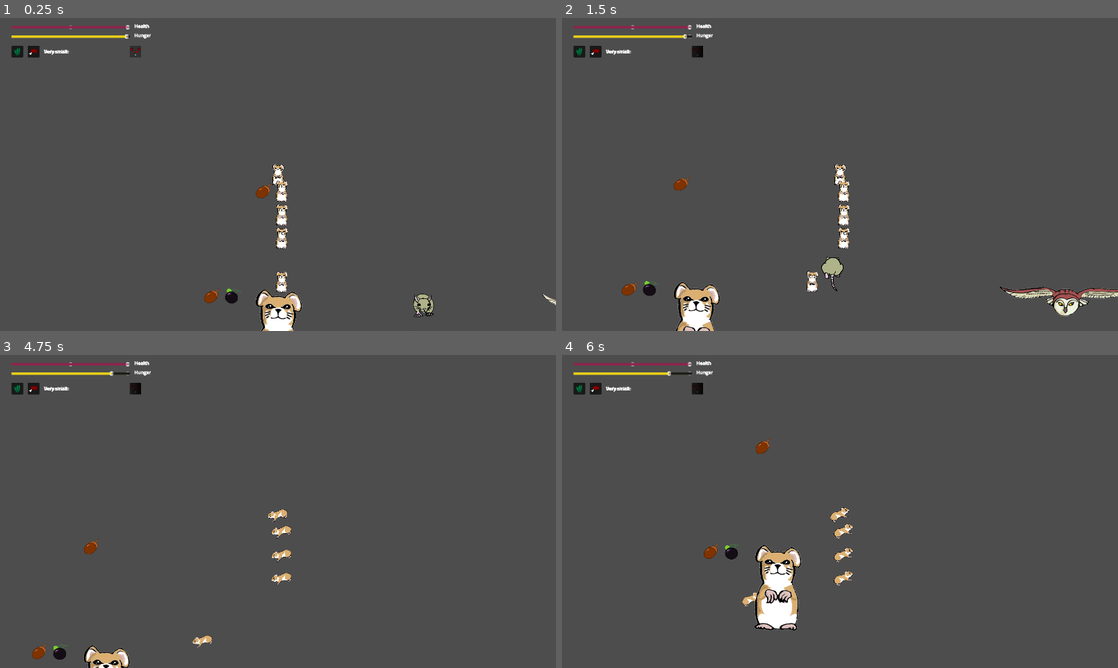
Above: before the commit, frames 1-4 (two rows, left to right).
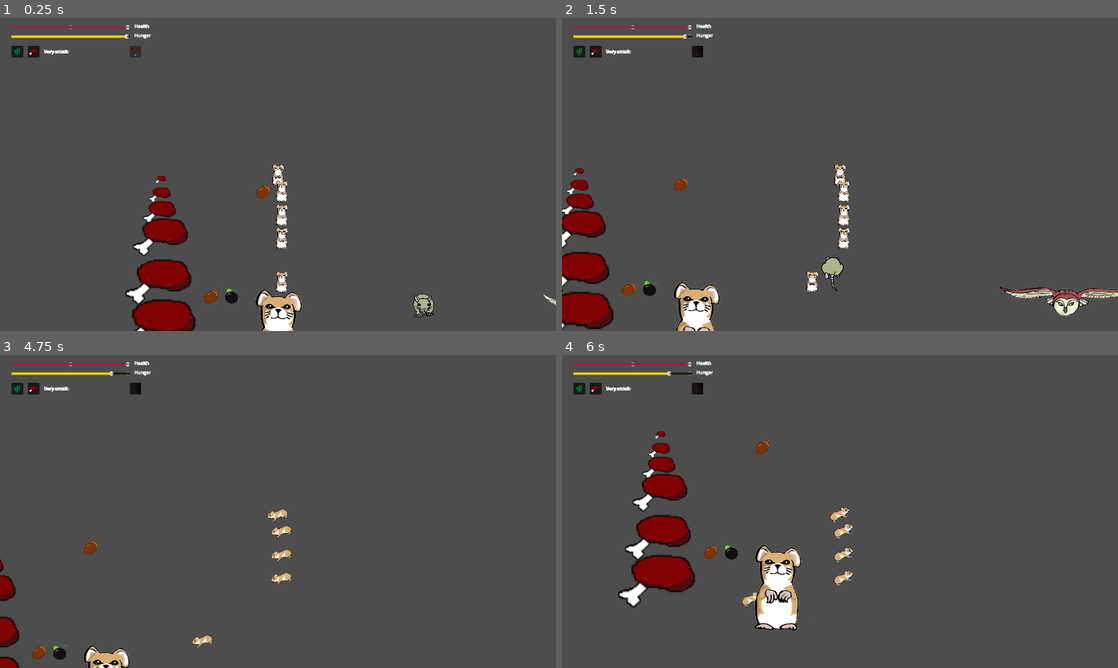
Above: after the commit, the same moments.

Repository: nialsiG/GMTK2024
Game: Godot game, scene res://scenes/Views/TestViewAnimalssize.tscn
The game is run twice, just before and just after one commit, with the same random seed, the same clock (stepped at 60 frames per second) and the same inputs. This scene is started directly instead of the project's main scene.
Inputs:
- Up to frame 1 (0.25 s): no input
- Up to frame 2 (1.5 s): hold D (move_right) 0.53-1.28 s; tap Space (attack) at 0.6, 1.35 s; hold S (move_down) from 1.28 s (still down)
- Up to frame 3 (4.75 s): release S (move_down) at 2.03 s; hold D (move_right) 2.03-2.78 s; tap Space (attack) every 0.75 s from 2.1 to 4.35 s; hold W (move_up) 2.78-3.53 s; hold A (move_left) from 3.53 s (still down)
- Up to frame 4 (6 s): release A (move_left) at 5.03 s; hold S (move_down) 5.03-5.78 s; tap Space (attack) at 5.1, 5.85 s; hold D (move_right) from 5.78 s (still down)

The runs differ from the first frame. In frame 1, 3.0% of the frame differs, in the area x 22-36%, y 50-100%; in frame 2, 2.7%; in frame 3, 0.6%; in frame 4, 3.3%, in the area x 10-24%, y 24-81%.

Commit message:
Chores: added part of meat to size visualization

Diff:
--- a/Gmtk 2024/scenes/Views/TestViewAnimalssize.tscn
+++ b/Gmtk 2024/scenes/Views/TestViewAnimalssize.tscn
@@ -9,6 +9,7 @@
 [ext_resource type="Script" path="res://scenes/Consumables/Meat.gd" id="7_jkstp"]
 [ext_resource type="PackedScene" uid="uid://i8vmvgudegbb" path="res://scenes/Consumables/plant_morelle.tscn" id="7_lt5kp"]
 [ext_resource type="PackedScene" uid="uid://dtbq6li2w18ix" path="res://scenes/Consumables/plant_gland.tscn" id="8_5kjrj"]
+[ext_resource type="PackedScene" uid="uid://cywd70131l8lq" path="res://scenes/Consumables/Meat.tscn" id="10_216ao"]
 
 [node name="TestViewAnimals" type="Node2D"]
 
@@ -80,3 +81,26 @@
 [node name="deinogalerix3" parent="." instance=ExtResource("5_sx5rp")]
 position = Vector2(790, 28)
 initial_size = 4
+
+[node name="Meat" parent="." instance=ExtResource("10_216ao")]
+position = Vector2(-1022, -403)
+scale = Vector2(0.5, 0.5)
+
+[node name="Meat2" parent="." instance=ExtResource("10_216ao")]
+position = Vector2(-1024, -352)
+
+[node name="Meat3" parent="." instance=ExtResource("10_216ao")]
+position = Vector2(-1024, -293)
+scale = Vector2(1.5, 1.5)
+
+[node name="Meat4" parent="." instance=ExtResource("10_216ao")]
+position = Vector2(-1018, -211)
+scale = Vector2(2.5, 2.5)
+
+[node name="Meat5" parent="." instance=ExtResource("10_216ao")]
+position = Vector2(-1024, -58)
+scale = Vector2(3, 3)
+
+[node name="Meat6" parent="." instance=ExtResource("10_216ao")]
+position = Vector2(-1027, 91)
+scale = Vector2(3.5, 3.5)
Not shown: 1 places in Gmtk 2024/scenes/Views/TestViewAnimalssize.tscn that only renumber resources
